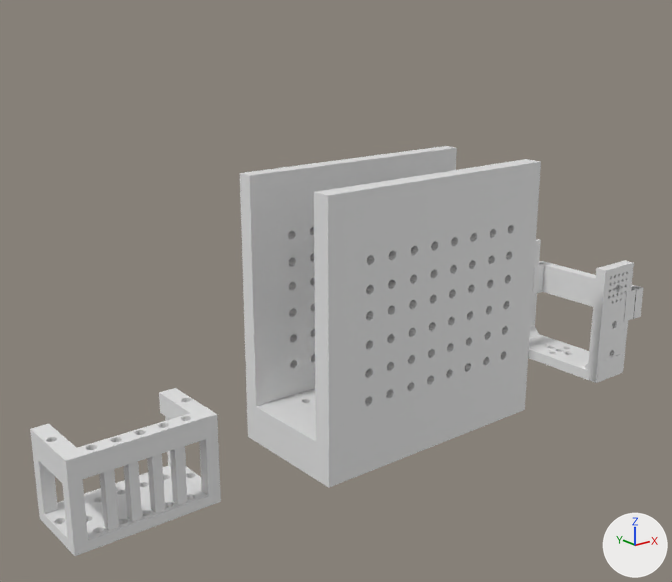
The Blender file 3D-Model/prints/Arm2ndDesign.blend: old version first, new version second.
Camera for both pictures: a 50 mm lens placed at (-13.48, -14.84, 9.43), pointed at (-1.34, 0.34, 3.36). Lighting does not change. The marker at lower right points along +X, +Y and +Z.
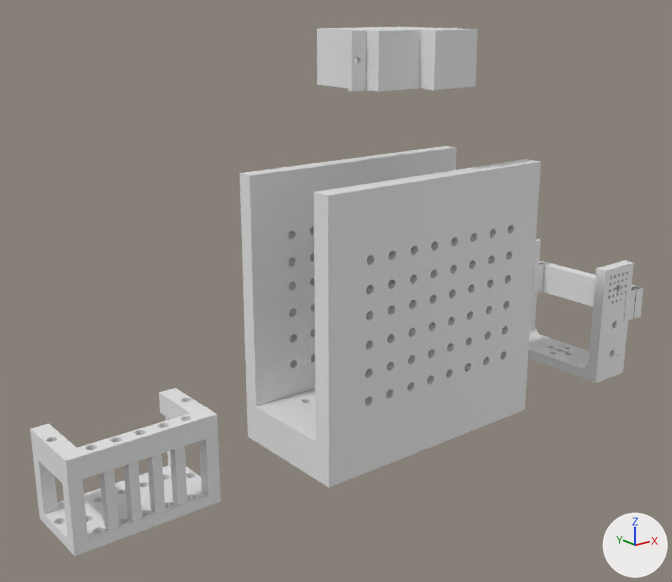
Changed parts and their boxes [x1, y1, x2, y2] in the pictures (672 x 582 px):
'Motor', shown
    after: [317, 27, 478, 92]

What changed in the scene script:
```text
Change ob_motor:
    remove ob_motor.hide_set(True)
    ob_motor.location: (0.0, 0.0, -1.04) -> (0.0, 0.0, 6.51)
```
